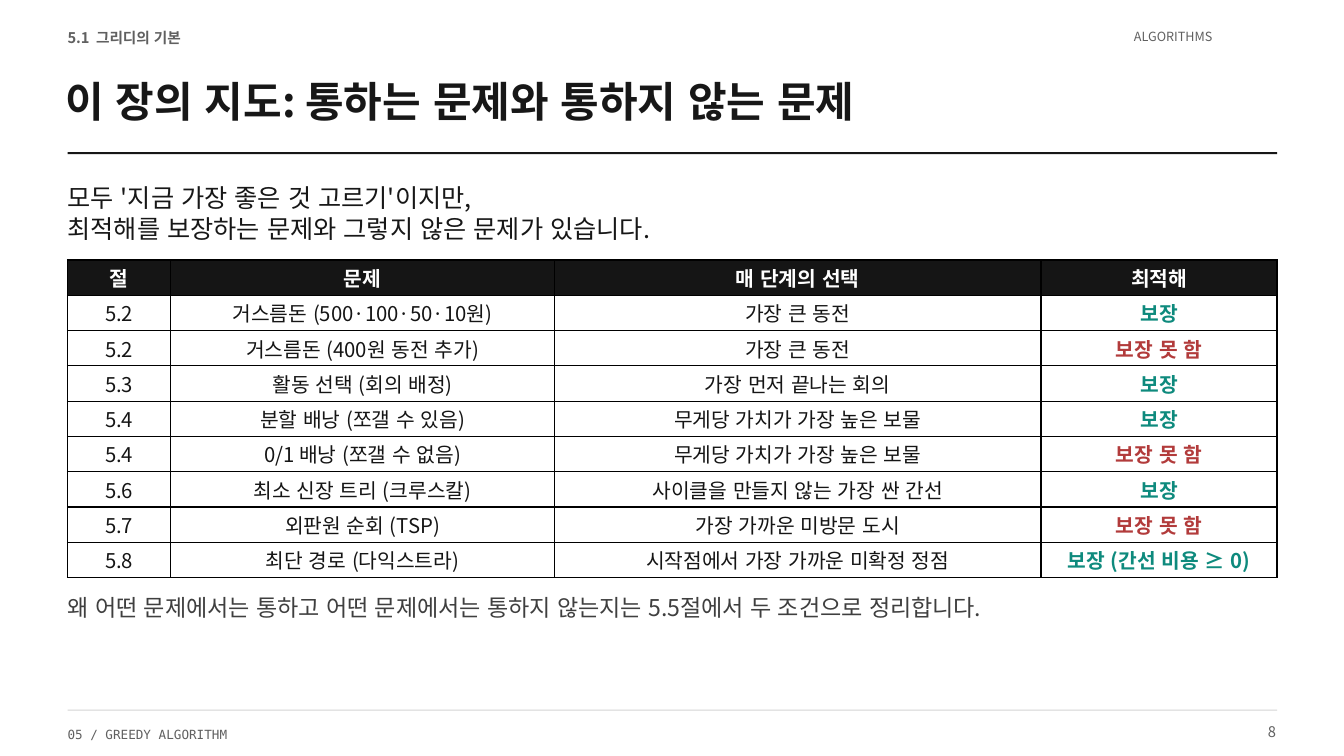
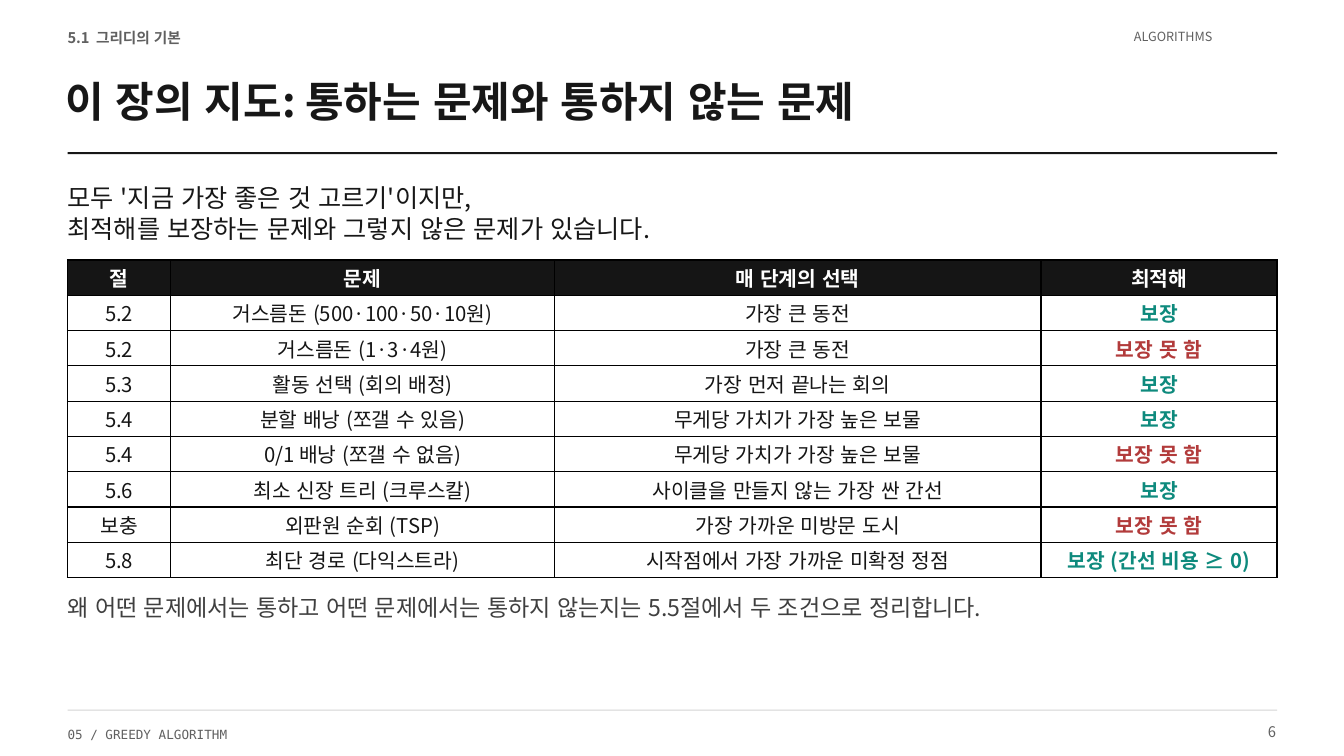
Before and after one commit to Sangdon-Park/Sangdon-Park.github.io, a slide deck: slide 6 of data/알고리즘/5장_그리디_알고리즘.pptx (slide 8 before the commit). Drawn at 1344x756 pixels with LibreOffice and Linux fonts; fonts in the diff are those of the drawing. Boxes give left, top, right and bottom in pixels: in the first picture for what was removed or moved away, otherwise in the second. Text is boxed around its words. In the diff, an @@ line names an element or a change of style, - is before the commit and + after.

```diff
--- a/data/알고리즘/5장_그리디_알고리즘.pptx
+++ b/data/알고리즘/5장_그리디_알고리즘.pptx
@@ table at (x1=68, y1=260, x2=1276, y2=578) @@
-row 3, column 2: 거스름돈 (400원 동전 추가)
+row 3, column 2: 거스름돈 (1·3·4원)
-row 8, column 1: 5.7
+row 8, column 1: 보충
@@ text at (x1=1268, y1=726, x2=1276, y2=737): text changed @@
-8
+6
```
Also in this commit, not shown: 67 other slides changed, 6 slides added, 128 slides removed, 5 other files.
